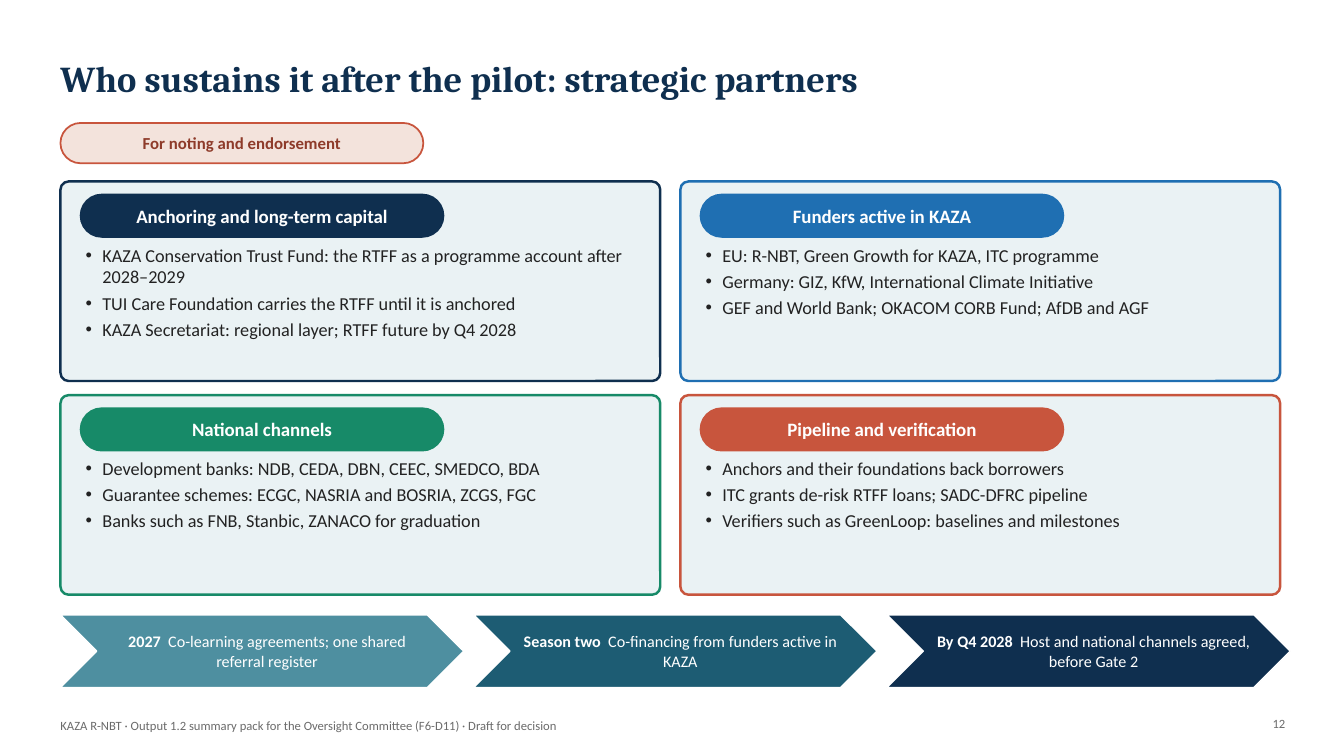
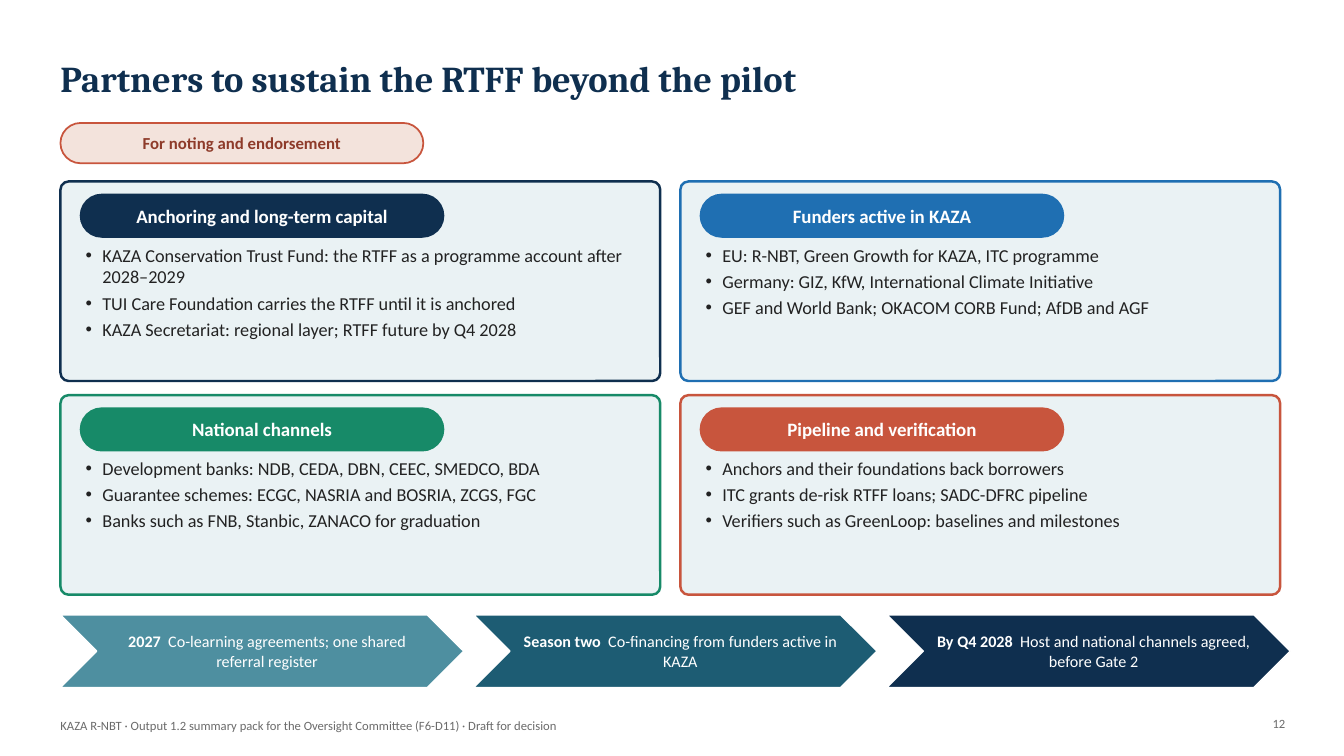
Before and after one commit to modestanz/GIZ-Works, a slide deck: slide 12 of deliverables/F6-D11_Output_1.2_Summary_Pack_Oversight_Committee.pptx. Drawn at 1344x756 pixels with LibreOffice and Linux fonts; fonts in the diff are those of the drawing; background and template pictures are left out. Boxes give left, top, right and bottom in pixels: in the first picture for what was removed or moved away, otherwise in the second. Text is boxed around its words. In the diff, an @@ line names an element or a change of style, - is before the commit and + after.

```diff
--- a/deliverables/F6-D11_Output_1.2_Summary_Pack_Oversight_Committee.pptx
+++ b/deliverables/F6-D11_Output_1.2_Summary_Pack_Oversight_Committee.pptx
@@ title at bbox=[60, 66, 796, 100]: text changed @@
-Who sustains it after the pilot: strategic partners
+Partners to sustain the RTFF beyond the pilot
```
Also in this commit, not shown: 2 other files.
